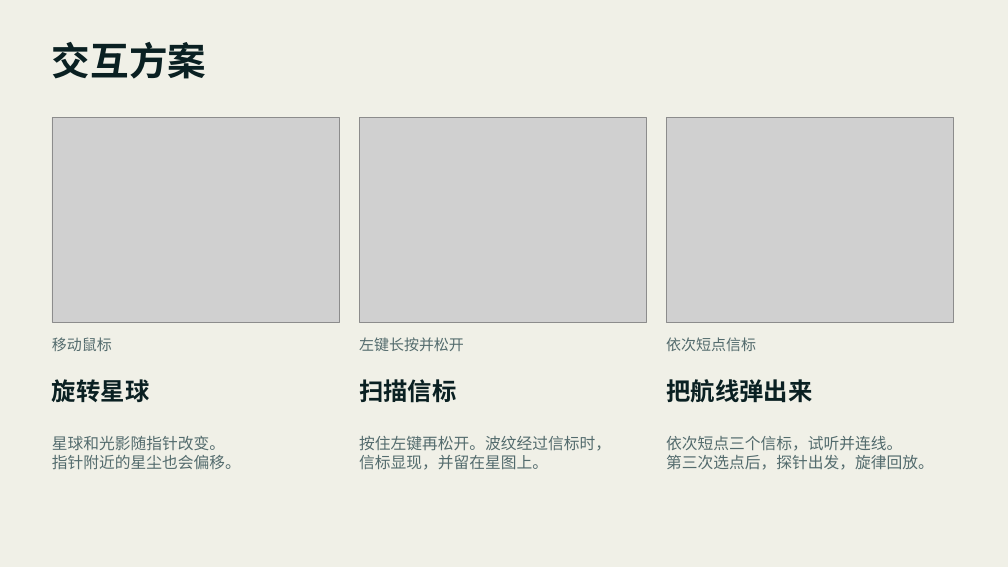
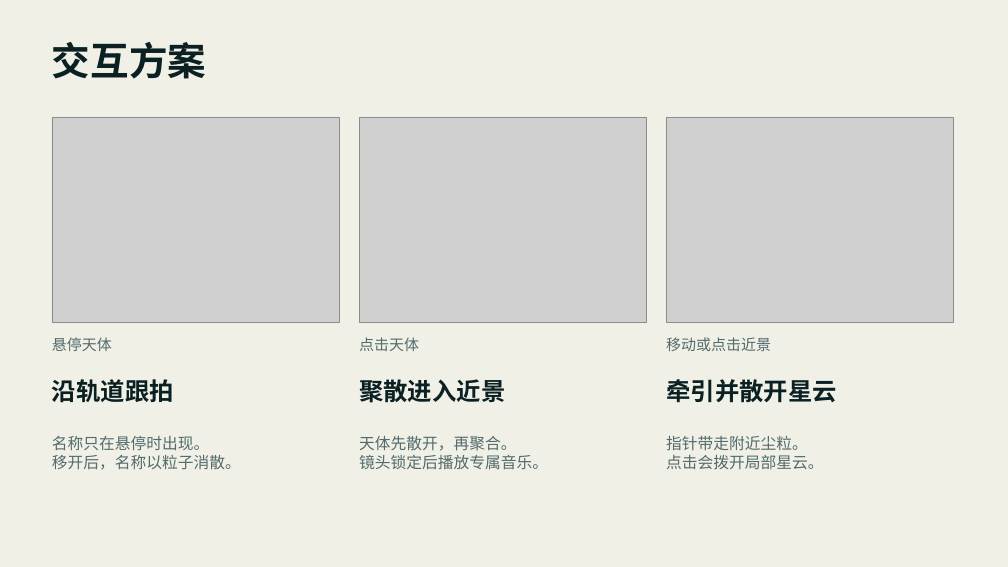
Before and after one commit to toki37644/TD, a slide deck: slide 6 of 深空回声·作品汇报.pptx. Drawn at 1008x567 pixels with LibreOffice and Linux fonts; fonts in the diff are those of the drawing; grey boxes stand for pictures. Boxes give left, top, right and bottom in pixels: in the first picture for what was removed or moved away, otherwise in the second. Text is boxed around its words. In the diff, an @@ line names an element or a change of style, - is before the commit and + after.

Commit message:
整合天体双画法和实时星云交互

```diff
--- a/深空回声·作品汇报.pptx
+++ b/深空回声·作品汇报.pptx
@@ text at [52,337,112,351]: text changed @@
-移动鼠标
+悬停天体
@@ text at [359,337,419,351]: text changed @@
-左键长按并松开
+点击天体
@@ text at [666,337,771,351]: text changed @@
-依次短点信标
+移动或点击近景
@@ text at [52,379,174,403]: text changed @@
-旋转星球
+沿轨道跟拍
@@ text at [359,379,505,403]: text changed @@
-扫描信标
+聚散进入近景
@@ text at [666,379,837,403]: text changed @@
-把航线弹出来
+牵引并散开星云
@@ text at [52,436,241,470]: text changed @@
-星球和光影随指针改变。
-指针附近的星尘也会偏移。
+名称只在悬停时出现。
+移开后，名称以粒子消散。
@@ text at [359,436,548,470]: text changed @@
-按住左键再松开。波纹经过信标时，
-信标显现，并留在星图上。
+天体先散开，再聚合。
+镜头锁定后播放专属音乐。
@@ text at [666,436,823,470]: text changed @@
-依次短点三个信标，试听并连线。
-第三次选点后，探针出发，旋律回放。
+指针带走附近尘粒。
+点击会拨开局部星云。
```
Also in this commit, not shown: 6 other slides changed, 1 slide added, 1 slide removed, 10 other files.
